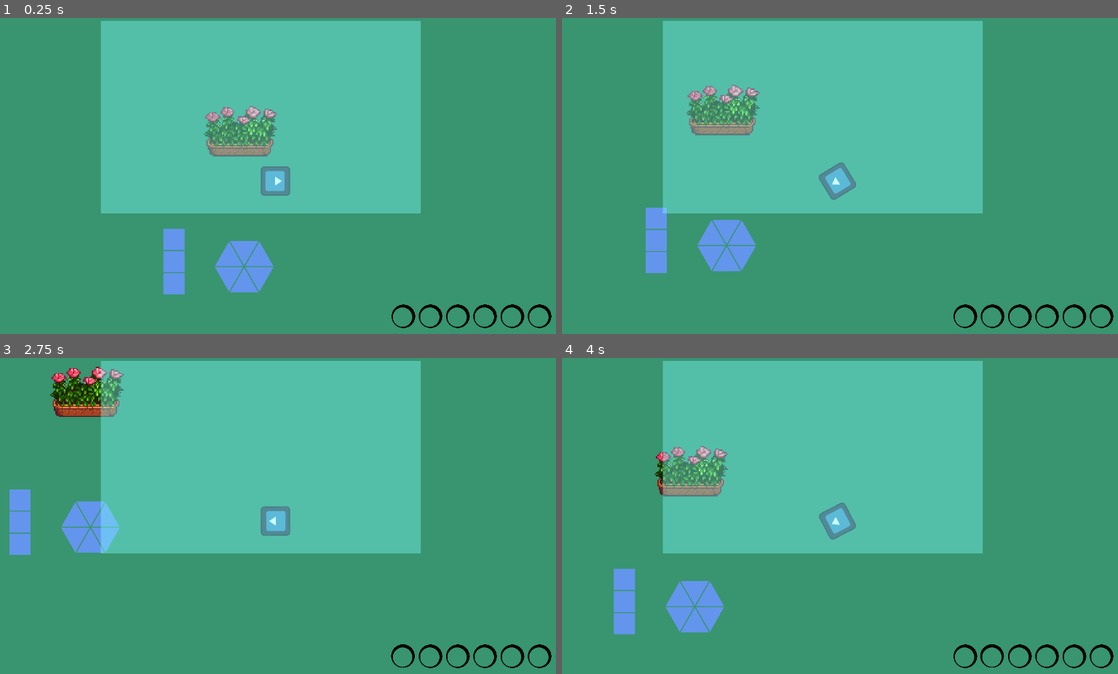
Above: before the commit, frames 1-4 (two rows, left to right).
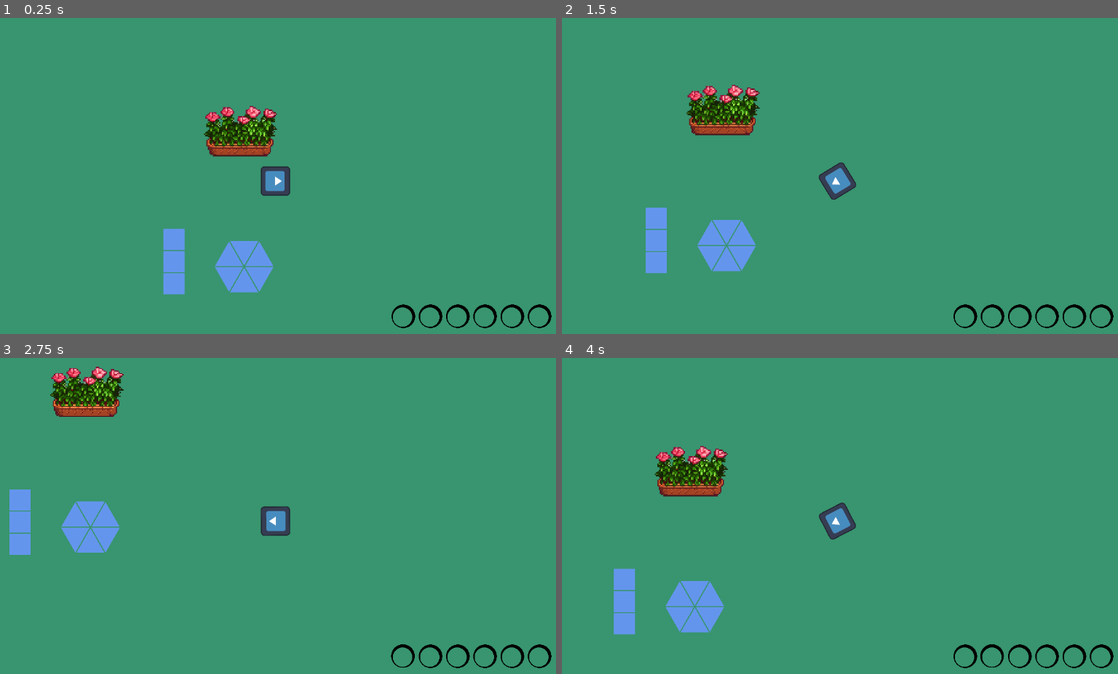
Above: after the commit, the same moments.

Repository: TheodoreVrel/DreamGarden
Game: Godot game, scene res://Scenes/GameManager/GameManager.tscn
Two runs of this game, one before a commit and one after it. Both use one fixed random seed, a clock stepped at 60 frames per second and the inputs below. The engine's default icon, where the game draws it, is replaced by a stand-in: a white triangle on a blue panel in a dark square.
Inputs (mouse positions are in pixels of both pictures, inside the frame that each line leads up to):
- Up to frame 1 (0.25 s): no input
- Up to frame 2 (1.5 s): move the mouse to (823, 258) at 0.52 s; hold D (move_right) 0.53-1.28 s; click (823, 258) at 0.6 s; move the mouse to (728, 248) at 1.27 s; hold S (move_down) from 1.28 s (still down); tap Mouse wheel down (scroll_down) at 1.35 s
- Up to frame 3 (2.75 s): move the mouse to (150, 522) at 2.02 s; release S (move_down) at 2.03 s; hold D (move_right) from 2.03 s (still down); tap Mouse wheel up (scroll_up) at 2.1 s
- Up to frame 4 (4 s): move the mouse to (634, 534) at 2.77 s; release D (move_right) at 2.78 s; hold Z (move_up) 2.78-3.53 s; click (634, 534) at 2.85 s; move the mouse to (662, 610) at 3.52 s; hold Q (move_left) from 3.53 s (still down); tap Mouse wheel down (scroll_down) at 3.6 s

The runs differ from the first frame. In frame 1, 35% of the frame differs, in the area x 18-76%, y 0-62%; in frame 2, 35%; in frame 3, 35%; in frame 4, 35%.

Commit message:
half of the flower fusion

Diff:
--- a/Assets/JSON/flowers.json
+++ b/Assets/JSON/flowers.json
@@ -496,7 +496,7 @@
   {
 	"plant_name": "Tansy",
 	"id": 26,
-	"love": 0,
+	"love": -2,
 	"relief": 0,
 	"pride": 0,
 	"lust": 0,
@@ -538,7 +538,7 @@
 	"relief": 0,
 	"pride": 0,
 	"lust": 0,
-	"patience": 0,
+	"patience": -1,
 	"joy": 0,
 	"sorrow": 0,
 	"anger": 0,
@@ -572,7 +572,7 @@
   {
 	"plant_name": "Wolfsbane",
 	"id": 30,
-	"love": 0,
+	"love": -1,
 	"relief": 3,
 	"pride": 0,
 	"lust": 0,
--- a/Scenes/Debug/debug.tscn
+++ b/Scenes/Debug/debug.tscn
@@ -4,6 +4,7 @@
 
 [node name="Debug" type="CanvasLayer"]
 layer = 128
+visible = false
 script = ExtResource("1_pcufr")
 
 [node name="Control" type="Control" parent="."]
--- a/Scenes/Flower/flower.gd
+++ b/Scenes/Flower/flower.gd
@@ -42,6 +42,9 @@
 
 	seed_texture = load(sprite_directory + str(id) + "_seed.png")
 	plant_texture = load(sprite_directory + str(id) + ".png")
+	if !seed_texture:
+		seed_texture = load(sprite_directory + "0_seed.png")
+		plant_texture = load(sprite_directory + "0.png")
 
 	#Debug.print(get_relevant_flower_info())
 	#print("plant texture = ", plant_texture)
@@ -96,8 +99,53 @@
 	#print("° Stat ", stat, " is now of value ", info[stat])
 
 func generate_fused_flower(fuse_with: Flower):
-	pass
-
+	Debug.print(self.info, "\n", fuse_with.info)
+	info["plant_name"] = info["plant_name"] + "-"+ fuse_with.info["plant_name"]
+	info["growth_time"] = (info["growth_time"] + fuse_with.info["growth_time"])/2
+	if fuse_with.info["sun_multiplier"] > info["sun_multiplier"]:
+		info["sun_multiplier"] = fuse_with.info["sun_multiplier"]
+	if fuse_with.info["water_needs"] > info["water_needs"]:
+		info["water_needs"] = fuse_with.info["water_needs"]
+
+	var f1_stats = get_flower_stats_dict()
+	var f2_stats = fuse_with.get_flower_stats_dict()
+
+	var third_rule_exempted : Array
+
+	for stat in f1_stats:
+		Debug.print(stat, " : ", f1_stats[stat], " % ", f2_stats[stat])
+		if (f1_stats[stat] == 0 or f2_stats[stat] == 0) and !(f1_stats[stat] == 0 and f2_stats[stat] == 0):
+			Debug.print("One of the flowers has a value of 0")
+			f1_stats[stat] += f2_stats[stat]
+			if f1_stats[stat] > 1:
+				f1_stats[stat] -= 1
+
+		elif f1_stats[stat] > 0 and f2_stats[stat] > 0:
+			var addition = f1_stats[stat] + f2_stats[stat]
+			var addition_diff = maxf(f1_stats[stat], f2_stats[stat])*2 - minf(f1_stats[stat], f2_stats[stat])
+			f1_stats[stat] = maxf(addition, addition_diff)
+
+		elif f1_stats[stat] < 0 and f2_stats[stat] > 0:
+			f1_stats[stat] += f2_stats[stat] * 2
+			third_rule_exempted.append(stat)
+			pass
+
+		elif f1_stats[stat] > 0 and f2_stats[stat] < 0:
+			pass
+
+		if !third_rule_exempted.is_empty():
+			for value in third_rule_exempted:
+				f1_stats[get_highest_stat_with_exception(get_flower_stats_dict(), third_rule_exempted)] -= 3
+			pass
+
+		info[stat] = f1_stats[stat]
+		Debug.print("Value changed to ", f1_stats[stat])
+
+	Debug.print(info)
+	pass
+
+func get_highest_stat_with_exception(stats: Dictionary, exceptions : Array = []) :
+	pass
 
 func generate_seeds():
 	#simple idea, is seeds in inventory = growth_stage -1.
@@ -140,13 +188,13 @@
 	flower_sprite.scale = Vector2(4, 4)
 	flower_sprite.texture_filter = CanvasItem.TEXTURE_FILTER_NEAREST
 
-	flower_sprite.texture = load(sprite_directory + str(id) + ".png")
+	flower_sprite.texture = plant_texture #load(sprite_directory + str(id) + ".png")
 	return flower_sprite
 
 func get_flower_stats_dict() -> Dictionary:
 	var stat_dict : Dictionary
-	if growth_stage == 3:
-		stat_dict = info.duplicate()
+	#if growth_stage == 3:
+	stat_dict = info.duplicate()
 	stat_dict.erase("plant_name")
 	stat_dict.erase("sun_multiplier")
 	stat_dict.erase("growth_time")
@@ -155,7 +203,7 @@
 
 func get_relevant_flower_info() -> Dictionary:
 	var stat_dict_1 : Dictionary
-	stat_dict_1 = info
+	stat_dict_1 = info.duplicate()
 
 	var to_remove: Array
 	for data_point in info:
--- a/Scenes/GameManager/GameManager.gd
+++ b/Scenes/GameManager/GameManager.gd
@@ -26,6 +26,7 @@
 	player.connect("cast_exit_object", on_cast_exit_object)
 	inventory.connect("new_seed_selected", on_new_seed_selected)
 	inventory.connect("seeds_emptied", on_seeds_emptied)
+	inventory.connect("hovered_a_slot", on_slot_hovered)
 	#npc.connect("give_flower_to_player", on_seed_gain)
 	shop.connect("open_shop", on_shop_open)
 	shop.connect("seed_stock_updated", on_seed_stock_updated)
@@ -76,6 +77,15 @@
 		pass
 	elif flower_tooltip.visible:
 		flower_tooltip.show_tooltip(false)
+
+func on_slot_hovered(slot : InventorySlot):
+	if slot and slot.slotted_flower:
+		flower_tooltip.update_tooltip(slot.slotted_flower.get_relevant_flower_info())
+		flower_tooltip.show_tooltip(true)
+		pass
+	elif flower_tooltip.visible:
+		flower_tooltip.show_tooltip(false)
+
 
 func on_new_seed_selected(flower_seed: Flower):
 	currently_held_seed = flower_seed
--- a/Scenes/Garden/garden.gd
+++ b/Scenes/Garden/garden.gd
@@ -65,8 +65,8 @@
 	var total_stats : float = 0.0
 
 	for zone in $PlantingZones.get_children():
-		var flower = zone.flower_in_zone
-		if flower:
+		var flower : Flower = zone.flower_in_zone
+		if flower and flower.growth_stage == 3:
 			var flower_stats_dict = flower.get_flower_stats_dict()
 			print(flower.get("plant_name"), " : Stat - ", flower_stats_dict)
 			for stat in flower_stats_dict:
--- a/Scenes/InteractiveObject/Planting Zone/planting_zone.gd
+++ b/Scenes/InteractiveObject/Planting Zone/planting_zone.gd
@@ -16,6 +16,8 @@
 var zone_full : bool = false
 
 var flower_sprite_zone
+
+var growth_multipler: int = 4
 
 signal growth_end
 signal zone_hovered
@@ -51,12 +53,14 @@
 	flower.growth_stage = 0
 	if !flower_in_zone:
 		flower_in_zone = flower.duplicate()
+		flower_in_zone.connect("flower_grew", flower_growth)
+		add_flower_visuals()
+
 	elif !flower_in_zone.is_fusion and flower_in_zone.growth_stage == 0:
 		flower_in_zone.generate_fused_flower(flower)
 		zone_full = true
 
-	flower_in_zone.connect("flower_grew", flower_growth)
-	add_flower_visuals()
+
 	handle_flower_growth_timer()
 	print("-------------- Added flower with growth stage ", flower_in_zone.growth_stage)
 
@@ -82,7 +86,9 @@
 			flower_sprite_zone.add_child(flower_sprite)
 
 func handle_flower_growth_timer():
-	growth_timer.wait_time = flower_in_zone.info.get("growth_time")/4 * 4
+	if !growth_timer.is_stopped():
+		growth_timer.stop()
+	growth_timer.wait_time = flower_in_zone.info.get("growth_time")/4 * growth_multipler
 	growth_timer.one_shot = true
 	flower_growth()
 
--- a/Scenes/InteractiveObject/Shop/shop_manager.gd
+++ b/Scenes/InteractiveObject/Shop/shop_manager.gd
@@ -1,7 +1,7 @@
 extends InteractiveObject
 
-# hyacinth, lavender, rose, sage, sunflower, tansy
-var starting_seed_stock : Array = [7, 9, 21, 23, 25, 26]
+# hyacinth, lavender, rose, sage, sunflower, tansy [7, 9, 21, 23, 25, 26]
+var starting_seed_stock : Array = [19, 21, 24]
 
 var seed_stock : Array = []
 
--- a/Scenes/Inventory/Inventory.gd
+++ b/Scenes/Inventory/Inventory.gd
@@ -15,6 +15,8 @@
 
 signal new_seed_selected(seed : Flower)
 signal seeds_emptied
+
+signal hovered_a_slot(slot)
 
 func _ready():
 
@@ -189,4 +191,5 @@
 func on_inventory_slot_hovered(slot):
 	#print("inventory slot to hover : ", slot)
 	hovered_slot = slot
+	hovered_a_slot.emit(hovered_slot)
 	#print("slot now hovered = ", slot)
